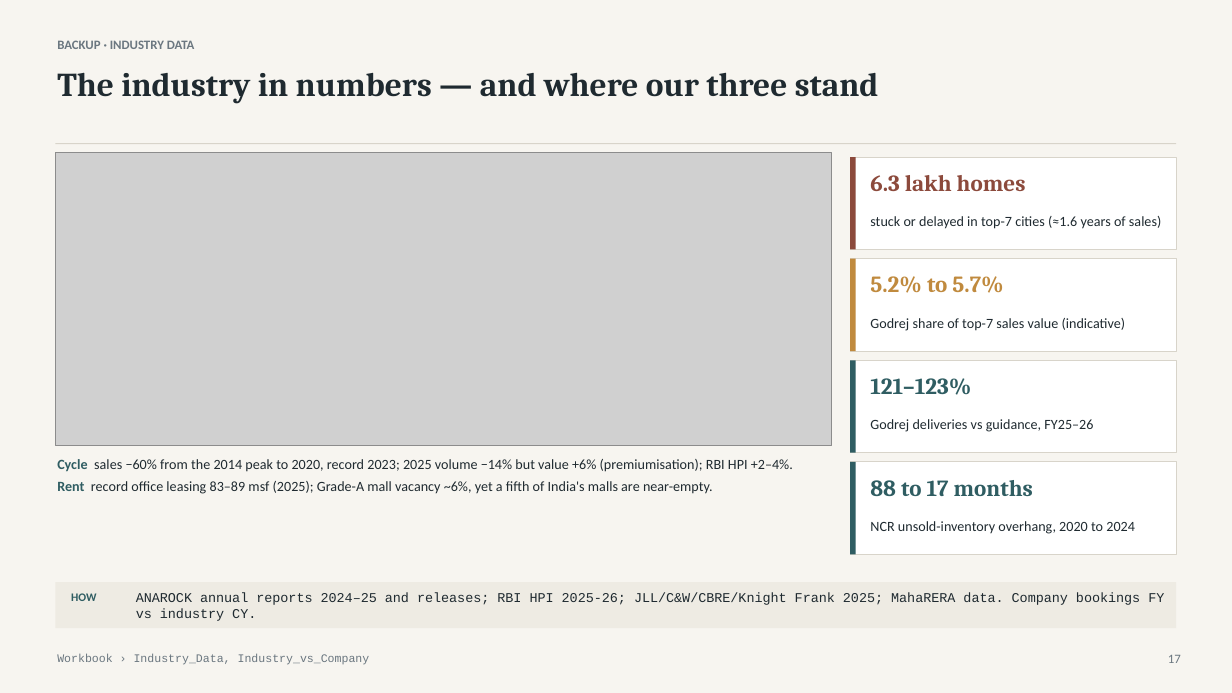
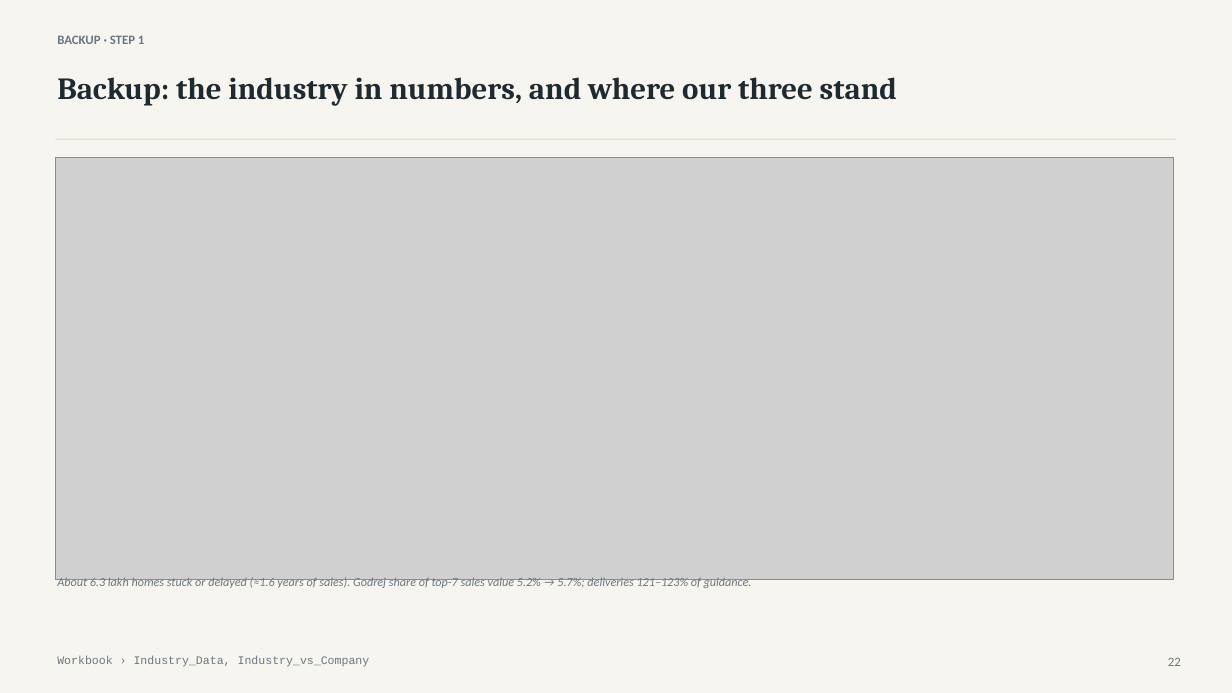
Before and after one commit to atharvaakz/BAAV, a slide deck: slide 22 of reports/ProjectBaav_Group27_Presentation.pptx (slide 17 before the commit). Drawn at 1232x693 pixels with LibreOffice and Linux fonts; fonts in the diff are those of the drawing; grey boxes stand for pictures. Boxes give left, top, right and bottom in pixels: in the first picture for what was removed or moved away, otherwise in the second. Text is boxed around its words. In the diff, an @@ line names an element or a change of style, - is before the commit and + after.

```diff
--- a/reports/ProjectBaav_Group27_Presentation.pptx
+++ b/reports/ProjectBaav_Group27_Presentation.pptx
@@ text at (x1=57, y1=35, x2=144, y2=44): text changed @@
-BACKUP · INDUSTRY DATA
+BACKUP · STEP 1
@@ text at (x1=57, y1=77, x2=897, y2=106): text changed; size 26 to 24 pt @@
-The industry in numbers — and where our three stand
+Backup: the industry in numbers, and where our three stand
@@ rectangle moved from (x1=55, y1=143, x2=1177, y2=144) to (x1=55, y1=139, x2=1177, y2=140) @@
@@ picture resized from (x1=55, y1=152, x2=832, y2=446) to (x1=55, y1=157, x2=1174, y2=579) @@
@@ rectangle removed at (x1=850, y1=157, x2=1177, y2=250) @@
@@ rectangle removed at (x1=850, y1=157, x2=856, y2=250) @@
@@ text removed at (x1=870, y1=175, x2=1026, y2=191) @@
-6.3 lakh homes
@@ text removed at (x1=870, y1=216, x2=1161, y2=229) @@
-stuck or delayed in top-7 cities (≈1.6 years of sales)
@@ rectangle removed at (x1=850, y1=259, x2=1177, y2=351) @@
@@ rectangle removed at (x1=850, y1=259, x2=856, y2=351) @@
@@ text removed at (x1=870, y1=276, x2=1003, y2=293) @@
-5.2% to 5.7%
@@ text removed at (x1=870, y1=318, x2=1126, y2=331) @@
-Godrej share of top-7 sales value (indicative)
@@ rectangle removed at (x1=850, y1=360, x2=1177, y2=453) @@
@@ rectangle removed at (x1=850, y1=360, x2=856, y2=453) @@
@@ text removed at (x1=870, y1=378, x2=971, y2=395) @@
-121–123%
@@ text removed at (x1=870, y1=419, x2=1093, y2=432) @@
-Godrej deliveries vs guidance, FY25–26
@@ text removed at (x1=57, y1=459, x2=793, y2=494) @@
-Cycle sales −60% from the 2014 peak to 2020, record 2023; 2025 volume −14% but value +6% (premiumisation); RBI HPI +2–4%.
-Rent record office leasing 83–89 msf (2025); Grade-A mall vacancy ~6%, yet a fifth of India's malls are near-empty.
@@ rectangle removed at (x1=850, y1=462, x2=1177, y2=555) @@
@@ rectangle removed at (x1=850, y1=462, x2=856, y2=555) @@
@@ text removed at (x1=870, y1=480, x2=1033, y2=496) @@
-88 to 17 months
@@ text removed at (x1=870, y1=521, x2=1135, y2=534) @@
-NCR unsold-inventory overhang, 2020 to 2024
@@ rectangle removed at (x1=55, y1=582, x2=1177, y2=628) @@
@@ text added at (x1=57, y1=577, x2=752, y2=588), 9.5 pt, text #6B7780, italic @@
+About 6.3 lakh homes stuck or delayed (≈1.6 years of sales). Godrej share of top-7 sales value 5.2% → 5.7%; deliveries 121–123% of guidance.
@@ text removed at (x1=71, y1=593, x2=96, y2=601) @@
-HOW
@@ text removed at (x1=136, y1=592, x2=1164, y2=621) @@
-ANAROCK annual reports 2024–25 and releases; RBI HPI 2025-26; JLL/C&W/CBRE/Knight Frank 2025; MahaRERA data. Company bookings FY vs industry CY.
@@ text removed at (x1=1168, y1=655, x2=1181, y2=663) @@
-17
@@ text added at (x1=1168, y1=658, x2=1181, y2=666), 10 pt, text #6B7780 @@
+22
```
Also in this commit, not shown: 5 other slides changed, 17 slides added, 12 slides removed, 7 other files.
